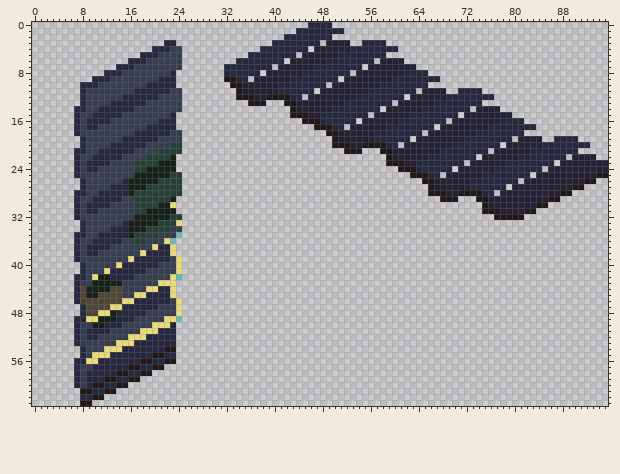
Sprite sheet -- asset/tile/switch_bridge.png. This is how it looked before the edit.
The file is 96x64 pixels.
Now the later version:
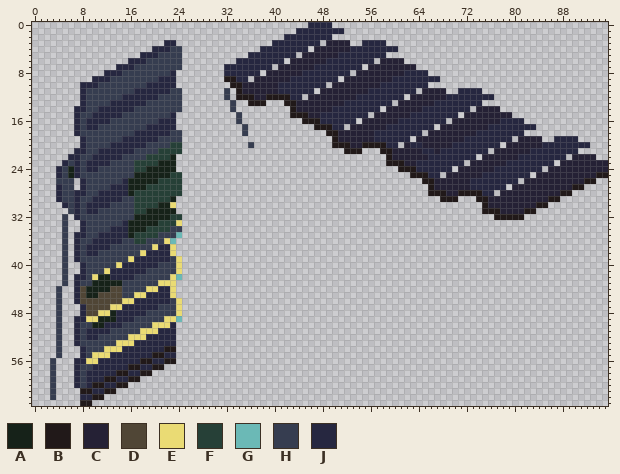
Palette (. is transparent): A #162219  B #211919  C #252135  D #504636  E #eadb74  F #264037  G #6bb9b6  H #363d50  J #262740
From the commit log: fixed party actors lagging behind + added bridge anim
The edit:
Changed rows in their new state; - is an unchanged pixel.
first column x 3:
11 -----------------------------H----------------------------------
12 -----------------------------H----------------------------------
13 ------------------------------H---------------------------------
14 ------------------------------H---------------------------------
15 -------------------------------H--------------------------------
16 -------------------------------H--------------------------------
17 --------------------------------H-------------------------------
18 --------------------------------H-------------------------------
20 ---------------------------------H--------------------------JJ--
21 --------------------------------------------------------------JJ
22 ---J------------------------------------------------------------
23 --JH------------------------------------------------------------
24 -JHA------------------------------------------------------------
25 -JHA------------------------------------------------------------
26 -HHH------------------------------------------------------------
27 -JHH------------------------------------------------------------
28 -JHH------------------------------------------------------------
29 -JHH------------------------------------------------------------
30 --JH------------------------------------------------------------
31 ---H------------------------------------------------------------
32 --H-------------------------------------------------------------
33 --H-------------------------------------------------------------
34 --H-------------------------------------------------------------
35 --H-------------------------------------------------------------
36 --H-------------------------------------------------------------
37 --H-------------------------------------------------------------
38 --H-------------------------------------------------------------
39 --H-------------------------------------------------------------
40 --H-------------------------------------------------------------
41 --H-------------------------------------------------------------
42 --H-------------------------------------------------------------
43 --H-------------------------------------------------------------
44 -H--------------------------------------------------------------
45 -H--------------------------------------------------------------
46 -H--------------------------------------------------------------
47 -H--------------------------------------------------------------
48 -H--------------------------------------------------------------
49 -H--------------------------------------------------------------
50 -H--------------------------------------------------------------
51 -H--------------------------------------------------------------
52 -H--------------------------------------------------------------
53 -H--------------------------------------------------------------
54 -H--------------------------------------------------------------
55 -H--------------------------------------------------------------
56 H---------------------------------------------------------------
57 H---------------------------------------------------------------
58 H---------------------------------------------------------------
59 H---------------------------------------------------------------
60 H---------------------------------------------------------------
61 H---------------------------------------------------------------
62 H---------------------------------------------------------------
Pixel boxes of the changes (left, top, right, bottom) in both pictures:
added: (224, 88, 254, 148)
changed: (410, 142, 434, 154)
added: (50, 154, 74, 400)
